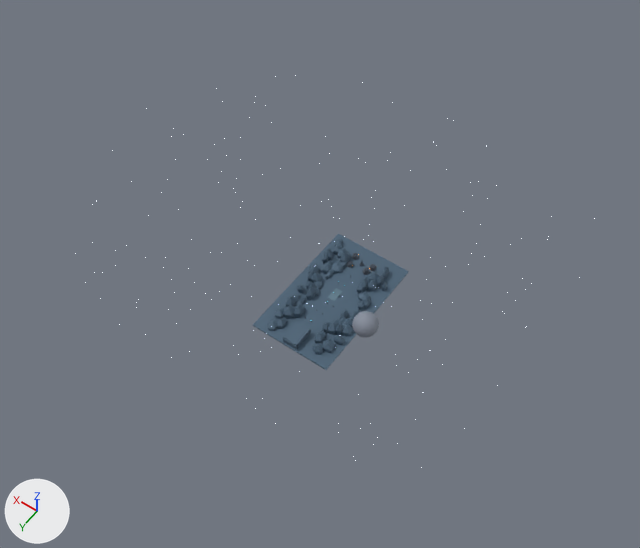
The glTF model assets/models/outpost.glb as it was, and as the next commit left it.
One viewpoint serves both versions: a camera (50 mm lens) standing at (-325.0, 530.0, 780.0) and looking at (-6.0, 84.0, 80.0). Arrows for +X, +Y and +Z are at lower left; the lights stay in place. The picture after the commit comes second. Where no turn or scale is listed for an object, it has been applied to the vertices.

In view in the first picture: 'Ice shelf' and 45 more.
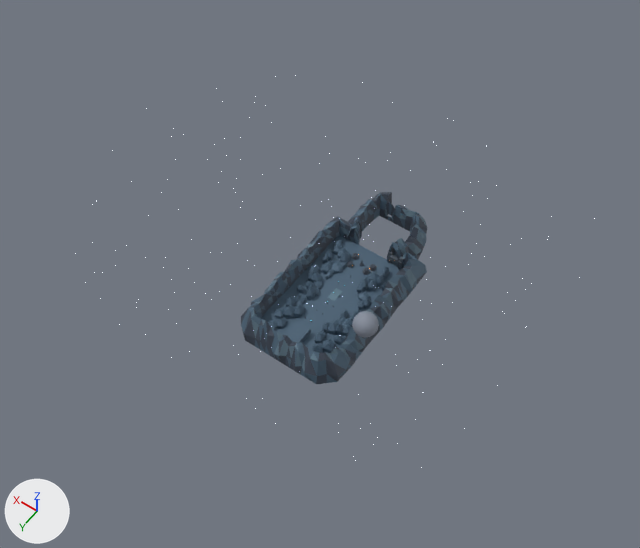
What differs and where, as boxes (x1, y1, x2, y2) in the pictures (640 x 548 px):
'Perimeter solid Shelf cliffs', added: after (241, 192, 427, 384)
    faces in mat_rim_basalt (dark blue #3c4554): (241, 192, 426, 384)
    faces in mat_rim_blue_ice (dark blue #4f677b): (241, 195, 427, 384)
    faces in mat_rim_frost_seams (blue #5f7786): (251, 193, 416, 371)
'Perimeter solid Basin west cliffs', added: after (387, 205, 427, 269)
    faces in mat_rim_basalt (dark blue #3c4554): (387, 205, 427, 269)
    faces in mat_rim_blue_ice (dark blue #4f677b): (387, 205, 426, 268)
    faces in mat_rim_frost_seams (blue #5f7786): (397, 206, 427, 255)
'Perimeter solid Cavern headwall', added: after (384, 201, 395, 222)
'Perimeter solid Gate header', added: after (389, 255, 400, 263)

Patch to the scene script:
```diff
--- a/assets/models/outpost.glb.py
+++ b/assets/models/outpost.glb.py
@@ mat_rim_basalt @@
+mat_rim_basalt = principled_material('Rim basalt')
+mat_rim_basalt.base_color = (0.045, 0.06, 0.088)  # dark blue #3c4554
+mat_rim_basalt.roughness = 0.65
@@ mat_rim_blue_ice @@
+mat_rim_blue_ice = principled_material('Rim blue ice')
+mat_rim_blue_ice.base_color = (0.079, 0.137, 0.197)  # dark blue #4f677b
+mat_rim_blue_ice.metallic = 0.25
+mat_rim_blue_ice.roughness = 0.65
@@ mat_rim_frost_seams @@
+mat_rim_frost_seams = principled_material('Rim frost seams')
+mat_rim_frost_seams.base_color = (0.115, 0.185, 0.237)  # blue #5f7786
+mat_rim_frost_seams.metallic = 0.2
+mat_rim_frost_seams.roughness = 0.65
@@ mat_rim_ceramic @@
+mat_rim_ceramic = principled_material('Rim ceramic')
+mat_rim_ceramic.base_color = (0.096, 0.122, 0.153)  # greyish blue #57626d
+mat_rim_ceramic.metallic = 0.25
+mat_rim_ceramic.roughness = 0.65
@@ me_perimeter_solid_shelf_cliffs @@
+me_perimeter_solid_shelf_cliffs.from_pydata(...)  # 560 vertices, 1116 faces; spans x -65.0..66.0, y -101.0..150.0, z -8.0..31.0
+# faces by material slot: [588, 417, 111]
+me_perimeter_solid_shelf_cliffs.materials.append(mat_rim_basalt)  # dark blue #3c4554
+me_perimeter_solid_shelf_cliffs.materials.append(mat_rim_blue_ice)  # dark blue #4f677b
+me_perimeter_solid_shelf_cliffs.materials.append(mat_rim_frost_seams)  # blue #5f7786
@@ me_cube_089 @@
+me_cube_089.from_pydata(...)  # a box spanning x -6.7..6.7, y -2.0..2.0, z -2.1..2.1
+me_cube_089.materials.append(mat_rim_ceramic)  # greyish blue #57626d
@@ me_perimeter_solid_cavern_headwall @@
+me_perimeter_solid_cavern_headwall.from_pydata(...)  # 40 vertices, 80 faces; spans x 7.6..20.4, y -85.2..-83.8, z -8.0..23.0
+# faces by material slot: [48, 28, 4]
+me_perimeter_solid_cavern_headwall.materials.append(mat_rim_basalt)  # dark blue #3c4554
+me_perimeter_solid_cavern_headwall.materials.append(mat_rim_blue_ice)  # dark blue #4f677b
+me_perimeter_solid_cavern_headwall.materials.append(mat_rim_frost_seams)  # blue #5f7786
@@ me_perimeter_solid_basin_west_cliffs @@
+me_perimeter_solid_basin_west_cliffs.from_pydata(...)  # 112 vertices, 220 faces; spans x -45.7..8.3, y -102.1..-23.7, z -8.0..30.7
+# faces by material slot: [119, 76, 25]
+me_perimeter_solid_basin_west_cliffs.materials.append(mat_rim_basalt)  # dark blue #3c4554
+me_perimeter_solid_basin_west_cliffs.materials.append(mat_rim_blue_ice)  # dark blue #4f677b
+me_perimeter_solid_basin_west_cliffs.materials.append(mat_rim_frost_seams)  # blue #5f7786
@@ ob_perimeter_solid_shelf_cliffs @@
+ob_perimeter_solid_shelf_cliffs = bpy.data.objects.new('Perimeter solid Shelf cliffs', me_perimeter_solid_shelf_cliffs)
+ob_perimeter_solid_shelf_cliffs.location = (0.0, 0.0, 0.0)
@@ ob_perimeter_solid_gate_header @@
+ob_perimeter_solid_gate_header = bpy.data.objects.new('Perimeter solid Gate header', me_cube_089)
+ob_perimeter_solid_gate_header.location = (-30.0, -27.0, 8.0)
@@ ob_perimeter_solid_cavern_headwall @@
+ob_perimeter_solid_cavern_headwall = bpy.data.objects.new('Perimeter solid Cavern headwall', me_perimeter_solid_cavern_headwall)
+ob_perimeter_solid_cavern_headwall.location = (0.0, 0.0, 0.0)
@@ ob_perimeter_solid_basin_west_cliffs @@
+ob_perimeter_solid_basin_west_cliffs = bpy.data.objects.new('Perimeter solid Basin west cliffs', me_perimeter_solid_basin_west_cliffs)
+ob_perimeter_solid_basin_west_cliffs.location = (0.0, 0.0, 0.0)
```
